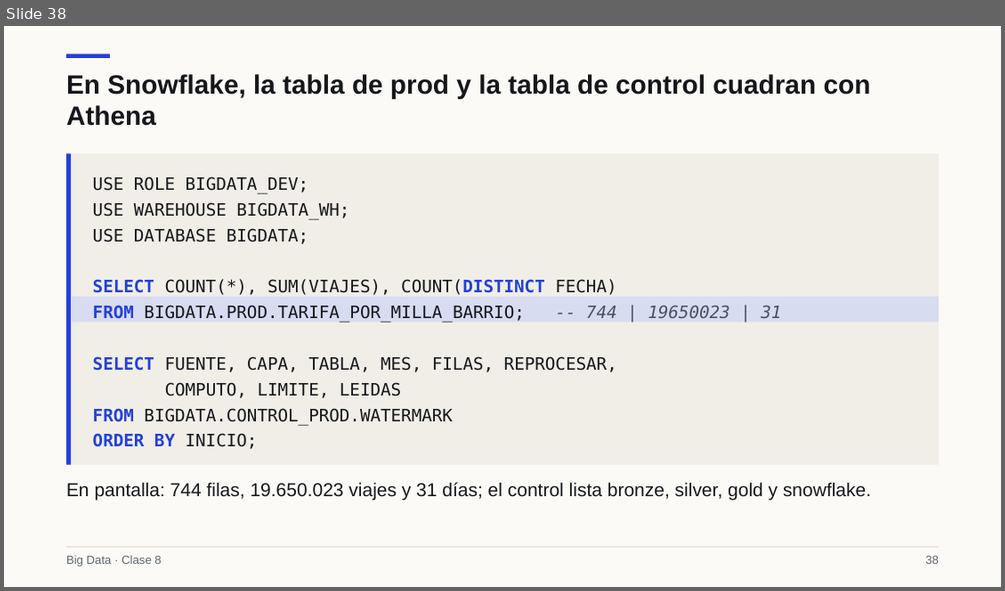
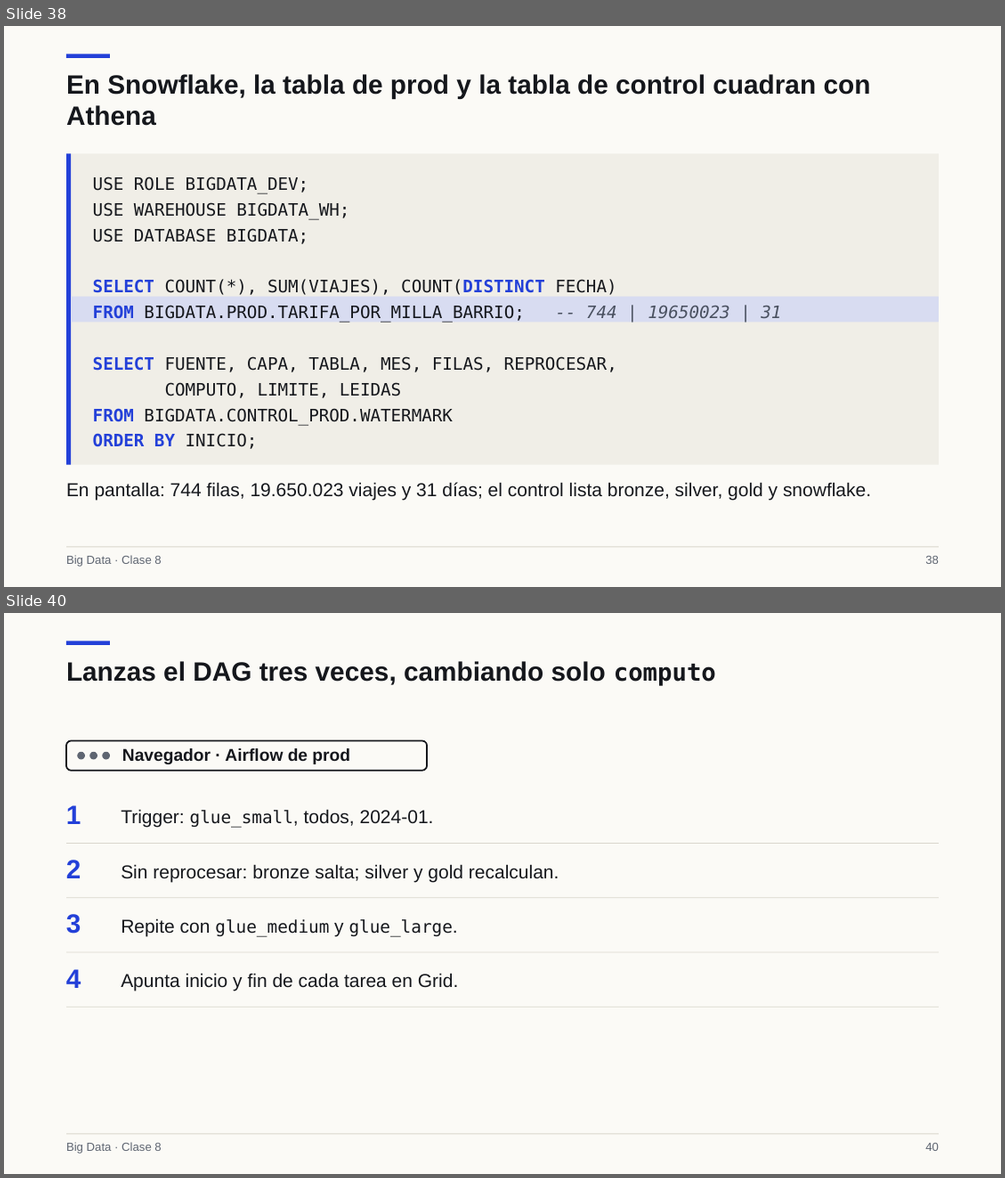
Before and after one commit to Apaezc/bigdata-udem-2026, a slide deck: curso/clase08/deck/slides.pptx. Shown one above the other, each under a label of ours: slide 38 before the commit, slides 38 and 40 after it; the slides between them are not shown. The pictures are 1005x591 and 1005x1178 pixels, drawn with LibreOffice and Linux fonts; fonts in the diff are those of the drawing. Boxes give left, top, right and bottom in pixels: in the first picture for what was removed or moved away, otherwise in the second. Text is boxed around its words. In the diff, an @@ line names an element or a change of style, - is before the commit and + after.

```diff
--- a/curso/clase08/deck/slides.pptx
+++ b/curso/clase08/deck/slides.pptx
@@ slide 40 added at (4,613,1001,1174), background #FBFAF6 @@
@@ rectangle added at (66,641,109,645), fill #2340D8 @@
@@ text added at (66,661,716,686), 25.5 pt, text #15171C, bold @@
+Lanzas el DAG tres veces, cambiando solo computo
@@ rounded rectangle added at (66,741,427,771), outline #15171C 1.5 pt @@
@@ ellipse added at (77,751,85,759), fill #5F6672 @@
@@ ellipse added at (90,751,97,759), fill #5F6672 @@
@@ ellipse added at (102,751,109,759), fill #5F6672 @@
@@ text added at (122,748,350,764), 16.5 pt, text #15171C, bold @@
+Navegador · Airflow de prod
@@ text added at (66,805,81,824), 25.5 pt, text #2340D8, bold @@
+1
@@ text added at (121,809,434,827), 18 pt, text #15171C @@
+Trigger: glue_small, todos, 2024-01.
@@ rectangle added at (66,843,938,844), fill #D9D6CC @@
@@ text added at (66,860,81,878), 25.5 pt, text #2340D8, bold @@
+2
@@ text added at (121,864,558,882), 18 pt, text #15171C @@
+Sin reprocesar: bronze salta; silver y gold recalculan.
@@ rectangle added at (66,897,938,898), fill #D9D6CC @@
@@ text added at (66,914,81,933), 25.5 pt, text #2340D8, bold @@
+3
@@ text added at (121,918,453,937), 16.6 pt, text #15171C @@
+Repite con glue_medium y glue_large.
@@ rectangle added at (66,952,938,952), fill #D9D6CC @@
@@ text added at (66,969,81,988), 25.5 pt, text #2340D8, bold @@
+4
@@ text added at (121,973,458,990), 18 pt, text #15171C @@
+Apunta inicio y fin de cada tarea en Grid.
@@ rectangle added at (66,1006,938,1007), fill #D9D6CC @@
@@ rectangle added at (66,1134,938,1135), fill #D9D6CC @@
@@ text added at (66,1142,161,1153), 11.2 pt, text #5F6672 @@
+Big Data · Clase 8
@@ text added at (925,1143,938,1151), 11.2 pt, text #5F6672 @@
+40
```
Also in this commit, not shown: 7 slides changed, 4 other slides added, 5 other files.
